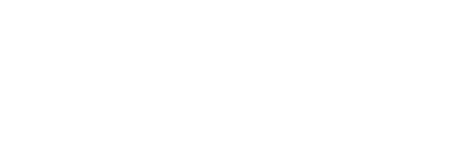
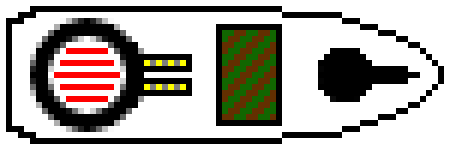
Two versions of the same layered image (450×150). Layer-by-layer changes:
added layer "Pasted Layer #1" above "Pasted Layer" over left=216, top=24, right=282, bottom=126
added layer "Pasted Layer" above "Background" over left=6, top=6, right=444, bottom=144
